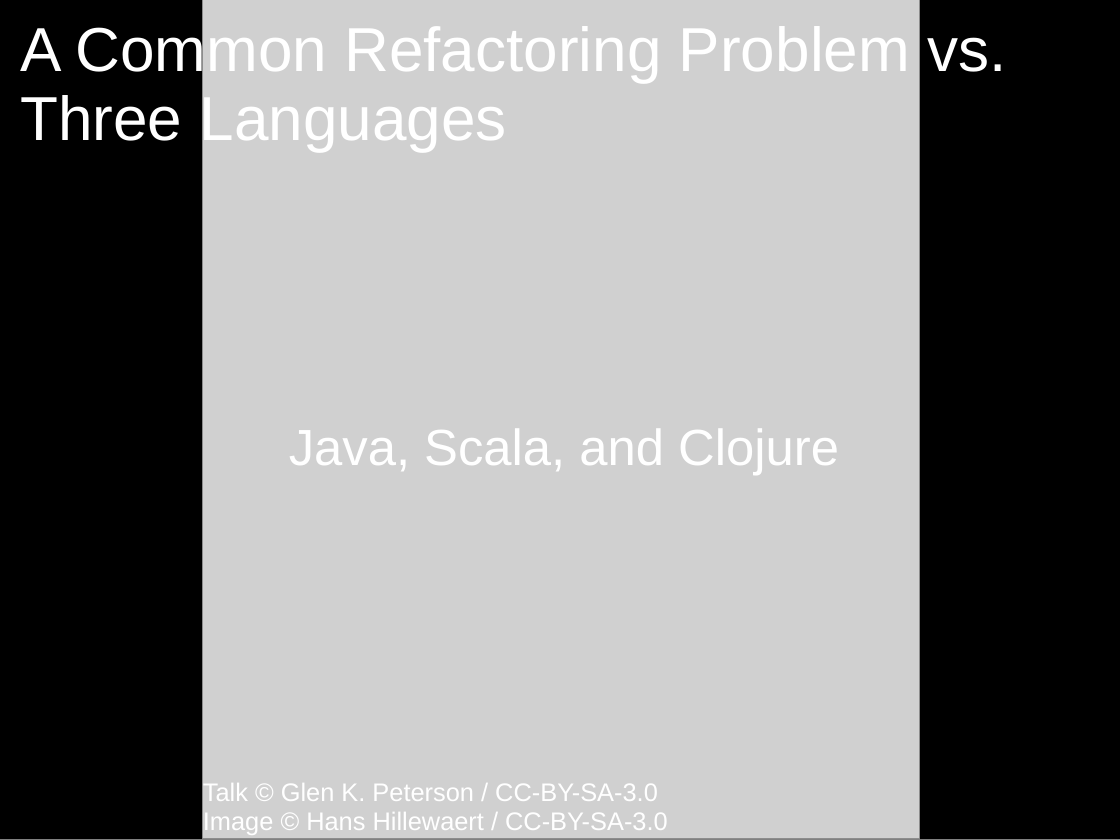
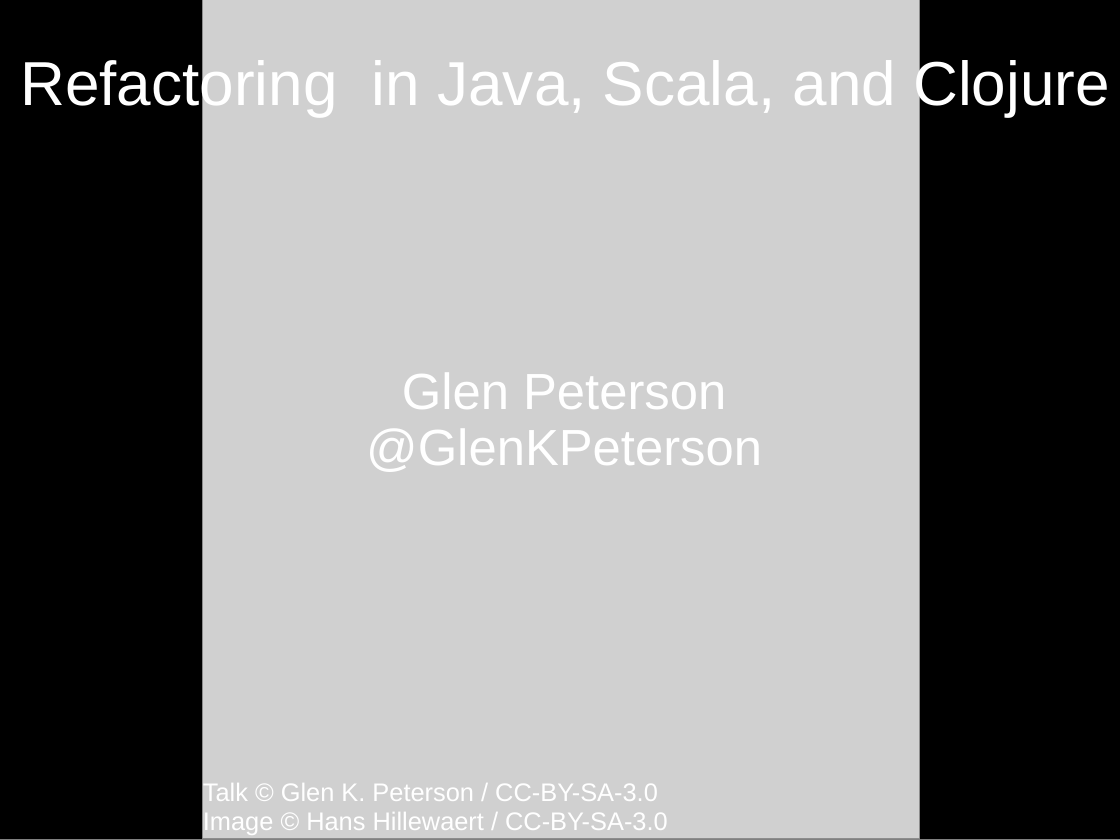
Before and after one commit to GlenKPeterson/refactJavaScalaCloj, a slide deck: slide 1 of refactJavaScalaCloj.ppt. Drawn at 1120x840 pixels with LibreOffice and Linux fonts; fonts in the diff are those of the drawing; grey boxes stand for pictures. Boxes give left, top, right and bottom in pixels: in the first picture for what was removed or moved away, otherwise in the second. Text is boxed around its words. In the diff, an @@ line names an element or a change of style, - is before the commit and + after.

Commit message:
Fixed typo in Scala refactoring and updated presentation.

```diff
--- a/refactJavaScalaCloj.ppt
+++ b/refactJavaScalaCloj.ppt
@@ title at [20,56,1110,117]: text changed @@
-A Common Refactoring Problem vs. Three Languages
+Refactoring in Java, Scala, and Clojure
@@ subtitle at [366,373,762,472]: text changed @@
-Java, Scala, and Clojure
+Glen Peterson
+@GlenKPeterson
```
Also in this commit, not shown: 5 other slides changed, 1 slide added, 1 slide removed, 1 other file.
